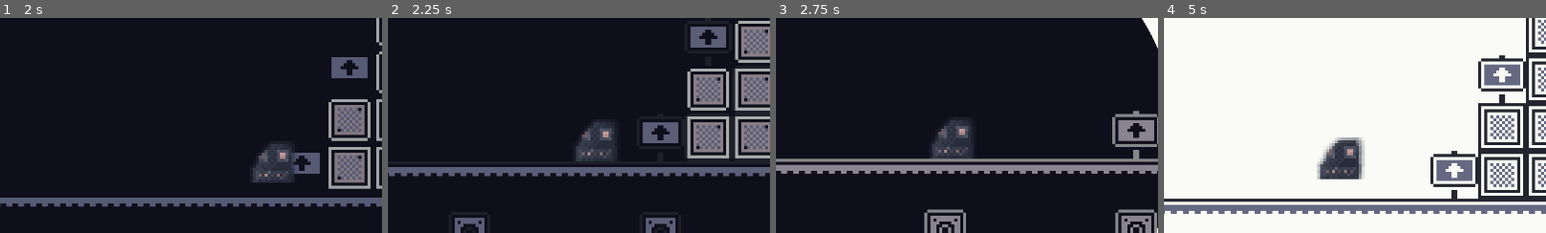
Above: before the commit, frames 1-4 (left to right).
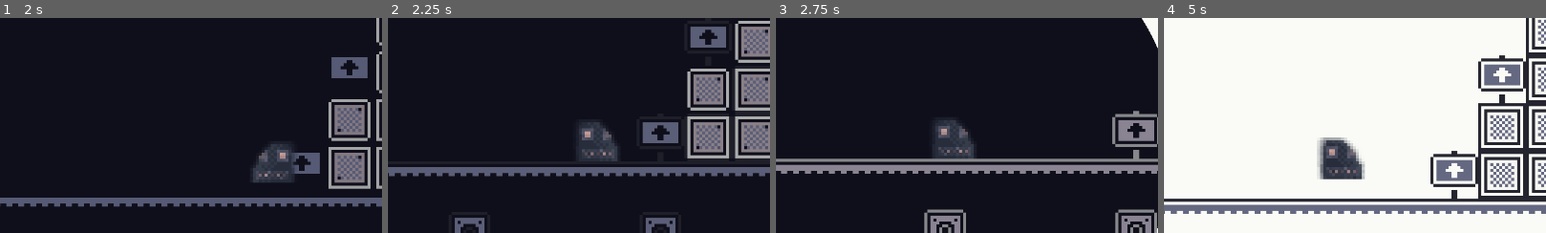
Above: after the commit, the same moments.

Repository: DeltaOmegas/AlphaTest
Game: Godot game, scene res://Levels/Tutorial_level/tutorial_level.tscn
The game is run twice, just before and just after one commit, with the same random seed, the same clock (stepped at 60 frames per second) and the same inputs.
Inputs:
- Up to frame 1 (2 s): hold D (right) from 0.53 s (still down); tap Shift (highlight) at 0.6 s; tap Space (jump) at 0.77, 1.52 s; tap Ctrl (switch_color) at 1.35 s
- Up to frame 2 (2.25 s): release D (right) at 2.03 s; hold A (left) from 2.03 s (still down); tap Shift (highlight) at 2.1 s
- Up to frame 3 (2.75 s): keep holding A (left)
- Up to frame 4 (5 s): release A (left) at 2.78 s; hold D (right) 2.78-4.28 s; tap Ctrl (switch_color) at 2.85, 4.35 s; tap Space (jump) at 3.02, 3.77, 4.52 s; tap Shift (highlight) at 3.6 s; hold A (left) from 4.28 s (still down)
The pictures show only the part of the screen within x 22-72%, y 27-77%; the shares and areas given below are measured in that part.

Frame 1 is identical in both runs. In frame 2, 0.6% of the frame differs, in the area x 49-60%, y 48-67%; in frame 3, 0.5%; in frame 4, 1.3%, in the area x 40-53%, y 55-76%.

Commit message:
Model flipping

Diff:
--- a/Scripts/Player.gd
+++ b/Scripts/Player.gd
@@ -10,8 +10,7 @@
 
 
 var gravity = ProjectSettings.get_setting("physics/2d/default_gravity")
-var checkpoints: Array = [] # 2d array e.g [[Vector2(position), checkpoint_color(true/false)]]
-var spikes: Array = [] # Same as checkpoints
+var checkpoints: Array = [] # 2d array e.g [[Vector2(position), checkpoint_color(true/false)
 
 
 func respawn(): #Used in Death_Zone to respawn player
@@ -52,6 +51,10 @@
 
 	var direction = Input.get_axis("left", "right")
 	if direction:
+		if direction == -1:
+			$Sprite2D.set_flip_h(true)
+		else:
+			$Sprite2D.set_flip_h(false)
 		velocity.x = direction * speed
 	else:
 		velocity.x = 0
